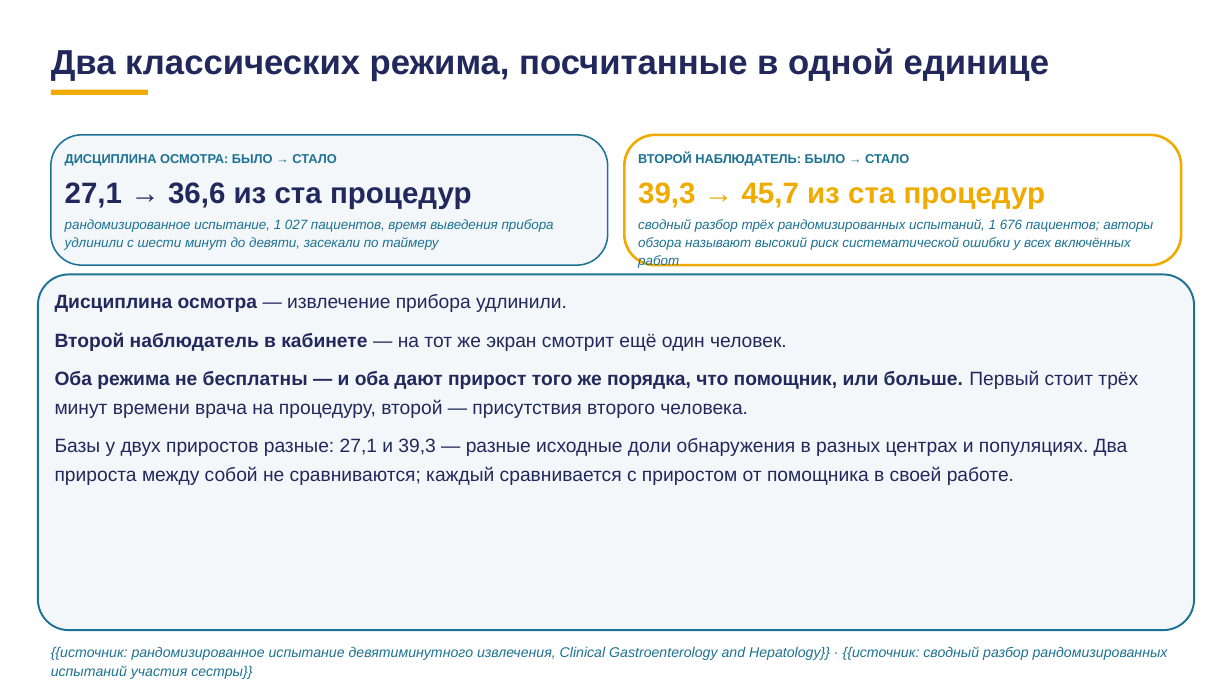
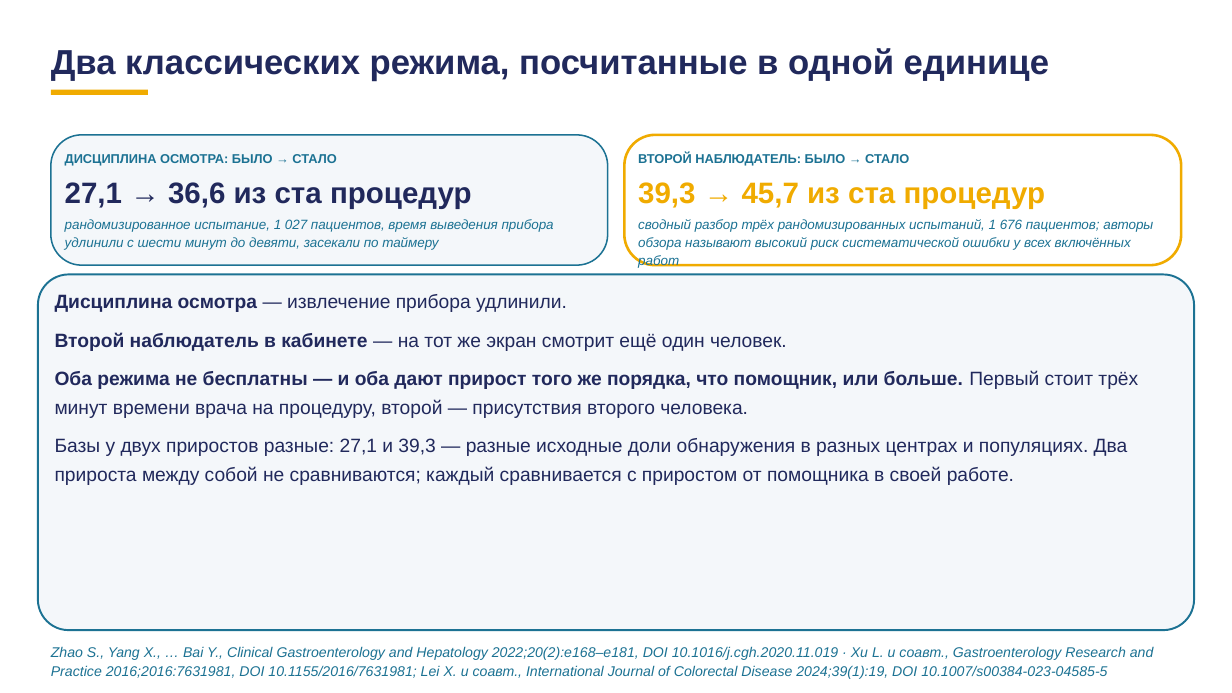
Before and after one commit to tellina-study/AI-usage-lessons, a slide deck: slide 93 of library/lectures/lec-07/rework/deck/lec-07-karkas.pptx. Drawn at 1232x693 pixels with LibreOffice and Linux fonts; fonts in the diff are those of the drawing. Boxes give left, top, right and bottom in pixels: in the first picture for what was removed or moved away, otherwise in the second. Text is boxed around its words. In the diff, an @@ line names an element or a change of style, - is before the commit and + after.

```diff
--- a/library/lectures/lec-07/rework/deck/lec-07-karkas.pptx
+++ b/library/lectures/lec-07/rework/deck/lec-07-karkas.pptx
@@ text at (51,646,1154,679): text changed @@
-{{источник: рандомизированное испытание девятиминутного извлечения, Clinical Gastroenterology and Hepatology}} · {{источник: сводный разбор рандомизированных испытаний участия сестры}}
+Zhao S., Yang X., … Bai Y., Clinical Gastroenterology and Hepatology 2022;20(2):e168–e181, DOI 10.1016/j.cgh.2020.11.019 · Xu L. и соавт., Gastroenterology Research and Practice 2016;2016:7631981, DOI 10.1155/2016/7631981; Lei X. и соавт., International Journal of Colorectal Disease 2024;39(1):19, DOI 10.1007/s00384-023-04585-5
```
Also in this commit, not shown: 62 other slides changed, 5 other files.
